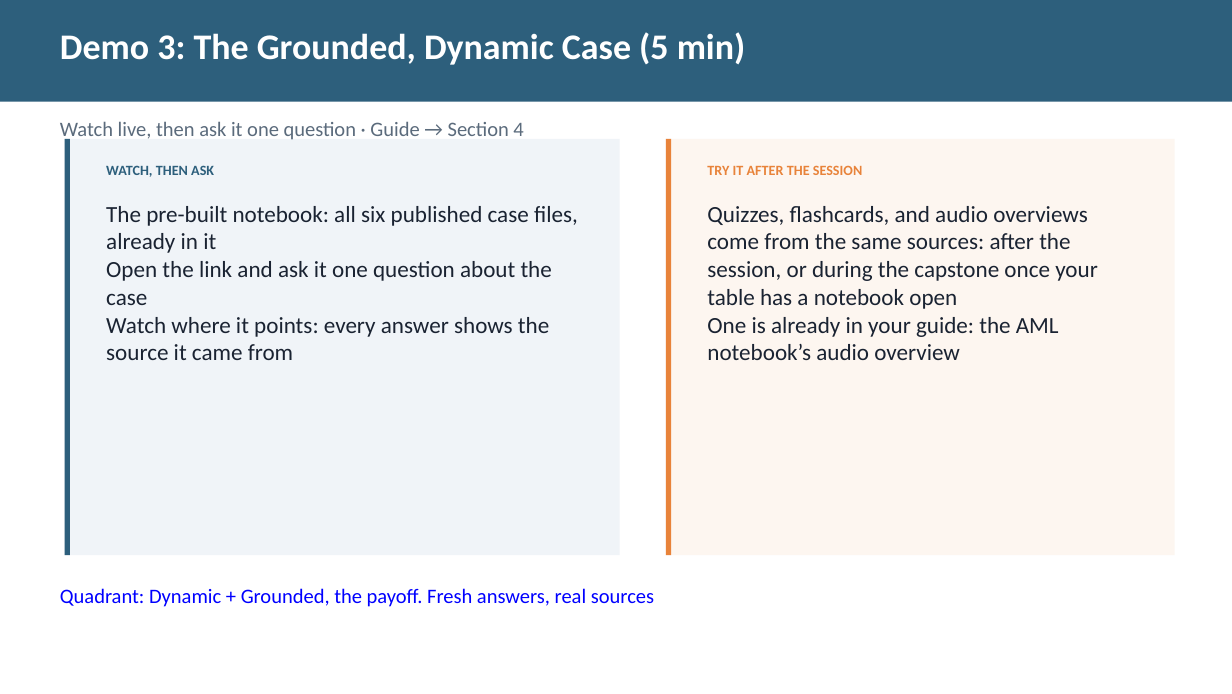
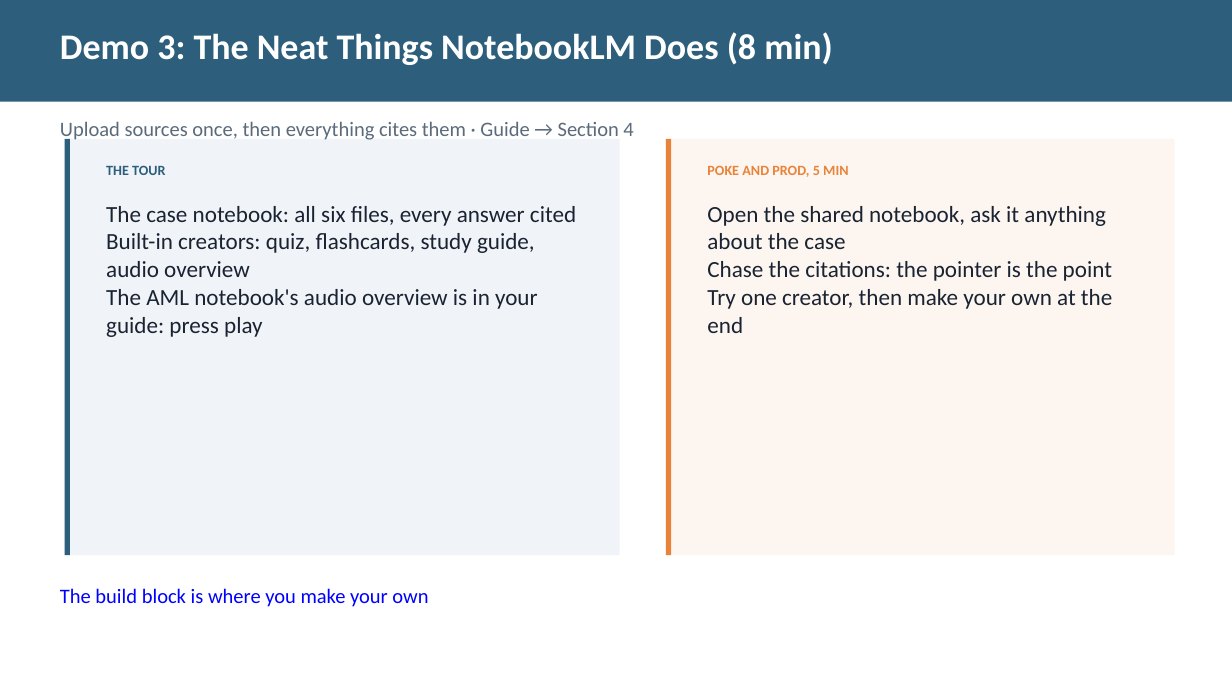
Before and after one commit to diana-brewer/digital-learning-unlocked, a slide deck: slide 8 of Digital Learning Unlocked - Slide Deck.pptx. Drawn at 1232x694 pixels with LibreOffice and Linux fonts; fonts in the diff are those of the drawing. Boxes give left, top, right and bottom in pixels: in the first picture for what was removed or moved away, otherwise in the second. Text is boxed around its words. In the diff, an @@ line names an element or a change of style, - is before the commit and + after.

```diff
--- a/Digital Learning Unlocked - Slide Deck.pptx
+++ b/Digital Learning Unlocked - Slide Deck.pptx
@@ text at [60,32,833,65]: text changed @@
-Demo 3: The Grounded, Dynamic Case (5 min)
+Demo 3: The Neat Things NotebookLM Does (8 min)
@@ text at [60,121,633,142]: text changed @@
-Watch live, then ask it one question · Guide → Section 4
+Upload sources once, then everything cites them · Guide → Section 4
@@ text at [106,165,165,175]: text changed @@
-WATCH, THEN ASK
+THE TOUR
@@ text at [707,165,848,177]: text changed @@
-TRY IT AFTER THE SESSION
+POKE AND PROD, 5 MIN
@@ text at [106,206,576,337]: text changed @@
-The pre-built notebook: all six published case files, already in it
-Open the link and ask it one question about the case
-Watch where it points: every answer shows the source it came from
+The case notebook: all six files, every answer cited
+Built-in creators: quiz, flashcards, study guide, audio overview
+The AML notebook's audio overview is in your guide: press play
@@ text at [707,206,1112,333]: text changed @@
-Quizzes, flashcards, and audio overviews come from the same sources: after the session, or during the capstone once your table has a notebook open
-One is already in your guide: the AML notebook’s audio overview
+Open the shared notebook, ask it anything about the case
+Chase the citations: the pointer is the point
+Try one creator, then make your own at the end
@@ text at [60,588,428,607]: text changed @@
-Quadrant: Dynamic + Grounded, the payoff. Fresh answers, real sources
+The build block is where you make your own
```
Also in this commit, not shown: 6 other slides changed, 2 slides added, 3 slides removed, 3 other files.
